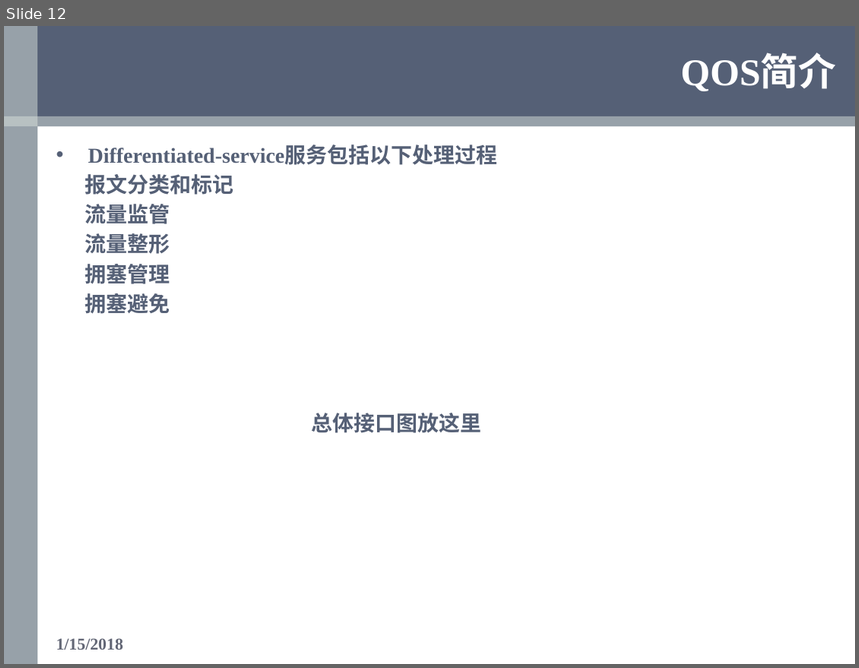
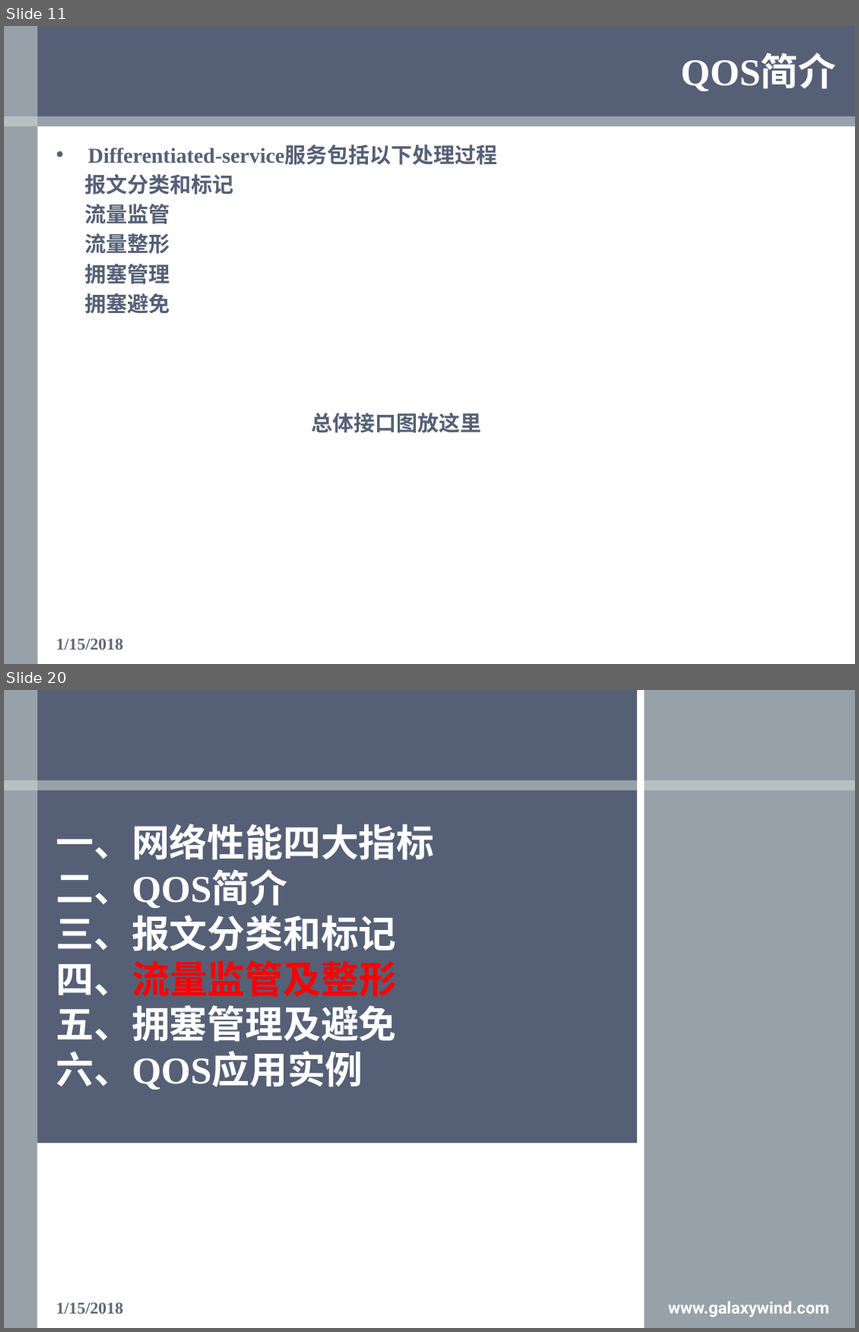
Before and after one commit to OOCC/PlanGIt, a slide deck: Personal/xueyu/Work/银河风云/QOS/QOS学习报告—薛雨.pptx. Shown one above the other, each under a label of ours: slide 12 before the commit, slides 11 and 20 after it; the slides between them are not shown. The pictures are 859x668 and 859x1332 pixels, drawn with LibreOffice and Linux fonts; fonts in the diff are those of the drawing; background and template pictures are left out. Boxes give left, top, right and bottom in pixels: in the first picture for what was removed or moved away, otherwise in the second. Text is boxed around its words. In the diff, an @@ line names an element or a change of style, - is before the commit and + after.

```diff
--- a/Personal/xueyu/Work/银河风云/QOS/QOS学习报告—薛雨.pptx
+++ b/Personal/xueyu/Work/银河风云/QOS/QOS学习报告—薛雨.pptx
@@ slide 20 added at (x1=4, y1=690, x2=855, y2=1328), background #FFFFFF; not listed: 2 template elements that a slide beside it also shows @@
@@ rectangle added at (x1=4, y1=690, x2=637, y2=1143), fill #556076 @@
@@ rectangle added at (x1=637, y1=690, x2=644, y2=1328), fill #FFFFFF @@
@@ rectangle added at (x1=644, y1=690, x2=855, y2=1328), fill #556076 @@
@@ rectangle added at (x1=644, y1=690, x2=855, y2=1328), fill #DAE2DC at 50% opacity @@
@@ title added at (x1=56, y1=824, x2=435, y2=1090), 32 pt, text #FFFFFF, bold @@
+一、网络性能四大指标
+二、QOS简介
+三、报文分类和标记
+四、流量监管及整形
+五、拥塞管理及避免
+六、QOS应用实例
@@ rectangle added at (x1=4, y1=1070, x2=37, y2=1328), fill #556076 @@
@@ text added at (x1=56, y1=1303, x2=123, y2=1314), 14 pt, text #626675, bold @@
+1/15/2018
@@ text added at (x1=668, y1=1302, x2=829, y2=1318), 14 pt, text #FFFFFF, bold @@
+www.galaxywind.com
@@ what was slide 12 is now slide 11 @@
```
Also in this commit, not shown: 11 slides changed, 14 other slides added, 28 slides removed.
